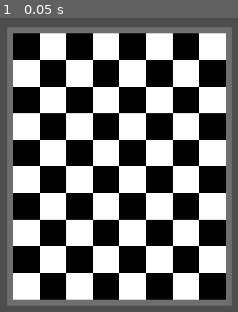
Above: before the commit, frame 1.
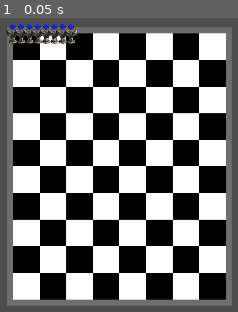
Above: after the commit, the same moment.

Repository: Yeeloman/Chessmania
Game: Godot game, scene res://scenes/main.tscn
Same seed, same stepped clock (60 frames per second), same inputs: the game is played once before the commit and once after it.
Inputs:
- Up to frame 1 (0.05 s): no input

The runs differ from the first frame. In frame 1, 1.3% of the frame differs, in the area x 2-33%, y 2-9%.

Commit message:
'adds'

Diff:
--- /dev/null
+++ b/Chessmania/scenes/Pieces/pawn.tscn
@@ -0,0 +1,11 @@
+[gd_scene load_steps=3 format=3 uid="uid://frlp1ddrwy8i"]
+
+[ext_resource type="Script" path="res://scenes/scripts/Pieces/pawn.gd" id="1_gsre1"]
+[ext_resource type="Texture2D" uid="uid://depntboyp77sw" path="res://Assets/BlackPieces/blackPawn.png" id="2_qmjrr"]
+
+[node name="pawn" type="Node2D"]
+position = Vector2(5, 0)
+script = ExtResource("1_gsre1")
+
+[node name="pawn_image" type="Sprite2D" parent="."]
+texture = ExtResource("2_qmjrr")
--- /dev/null
+++ b/Chessmania/scenes/scripts/Pieces/pawn.gd
@@ -0,0 +1,13 @@
+extends Node2D
+
+
+
+
+
+func _ready():
+	pass
+
+
+
+func _process(_delta):
+	pass
--- a/Chessmania/scenes/scripts/main.gd
+++ b/Chessmania/scenes/scripts/main.gd
@@ -2,7 +2,9 @@
 
 @onready var square = preload("res://scenes/square.tscn")
 @onready var grid = $chess_board/chess_grid
-
+@onready var dark_pawn = preload("res://scenes/Pieces/pawn.tscn")
+#@onready var board = $chess_board
+var posx:int = 0
 var dark_square = "#000000"
 var light_square = "#ffffff"
 var grid_square_id := []
@@ -10,6 +12,9 @@
 func _ready():
 	for i in range(80):
 		_create_square()
+
+	for i in range(8):
+		_create_pawn()
 
 	var color_bit = 0
 	for i in range(10):
@@ -21,6 +26,8 @@
 			color_bit = 1
 		else: color_bit = 0
 
+
+
 func _process(_delta):
 	pass
 
@@ -29,3 +36,9 @@
 	created_square.square_id = grid_square_id.size()
 	grid.add_child(created_square)
 	grid_square_id.push_back(created_square)
+
+func _create_pawn():
+	var pawn = dark_pawn.instantiate()
+	pawn.position = Vector2(posx, 0)
+	posx = posx + 20
+	grid.add_child(pawn)
